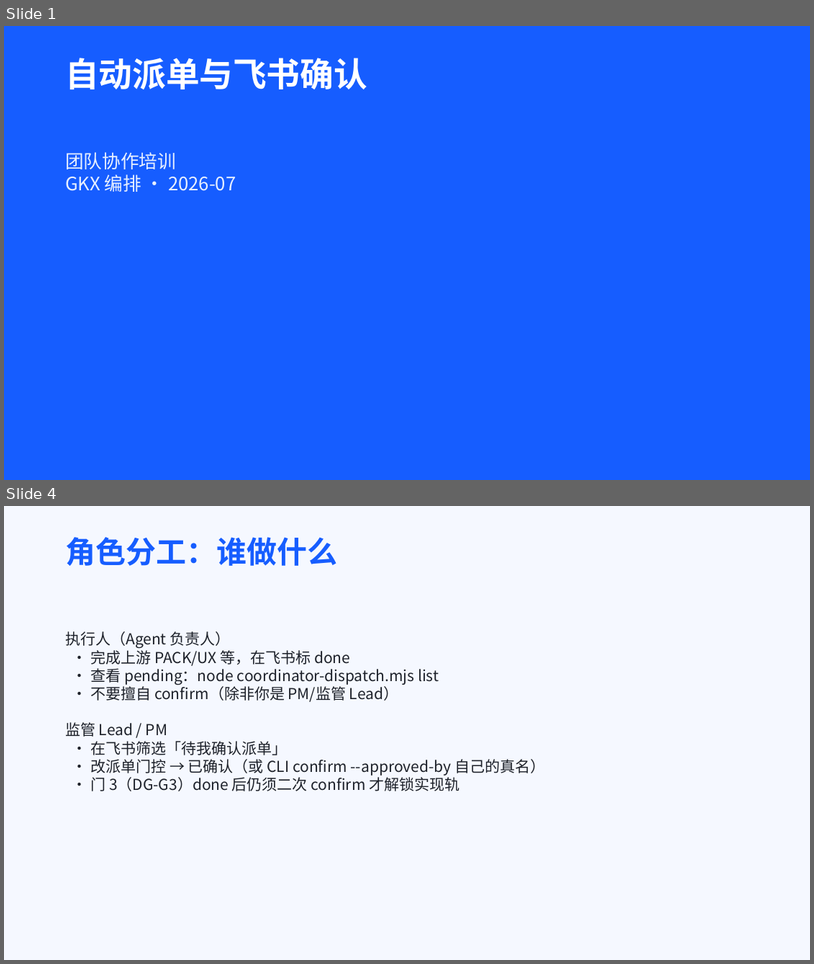
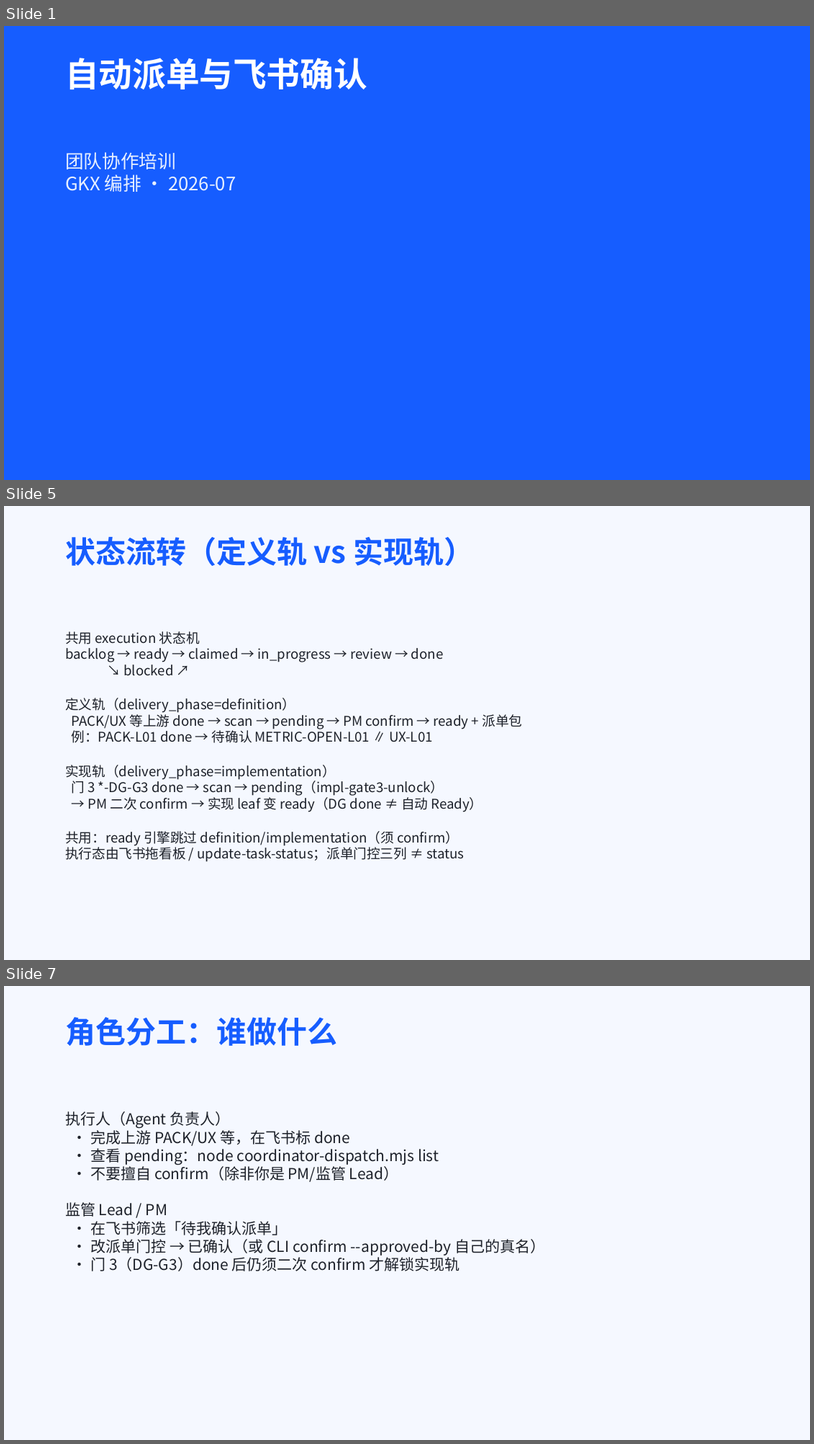
Before and after one commit to Marisolebxf/-, a slide deck: agent-delivery/培训/自动派单与飞书确认-团队协作培训.pptx. Shown one above the other, each under a label of ours: slides 1 and 4 before the commit, slides 1, 5 and 7 after it; the slides between them are not shown. The pictures are 814x964 and 814x1444 pixels, drawn with LibreOffice and Linux fonts; fonts in the diff are those of the drawing. Boxes give left, top, right and bottom in pixels: in the first picture for what was removed or moved away, otherwise in the second. Text is boxed around its words. In the diff, an @@ line names an element or a change of style, - is before the commit and + after.

```diff
--- a/agent-delivery/培训/自动派单与飞书确认-团队协作培训.pptx
+++ b/agent-delivery/培训/自动派单与飞书确认-团队协作培训.pptx
@@ slide 5 added at <box>4,506,810,960</box>, background #F5F8FF @@
@@ title added at <box>65,537,474,566</box>, 36 pt, text #165DFF, bold @@
+状态流转（定义轨 vs 实现轨）
@@ text added at <box>65,631,523,862</box>, 16 pt, text #1D2129 @@
+共用 execution 状态机
+backlog → ready → claimed → in_progress → review → done
+↘ blocked ↗
+定义轨（delivery_phase=definition）
+PACK/UX 等上游 done → scan → pending → PM confirm → ready + 派单包
+例：PACK-L01 done → 待确认 METRIC-OPEN-L01 ∥ UX-L01
+实现轨（delivery_phase=implementation）
+门 3 *-DG-G3 done → scan → pending（impl-gate3-unlock）
+→ PM 二次 confirm → 实现 leaf 变 ready（DG done ≠ 自动 Ready）
+共用：ready 引擎跳过 definition/implementation（须 confirm）
+执行态由飞书拖看板 / update-task-status；派单门控三列 ≠ status
@@ what was slide 4 is now slide 7 @@
```
Also in this commit, not shown: 2 slides changed, 2 other slides added, 1 other file.
